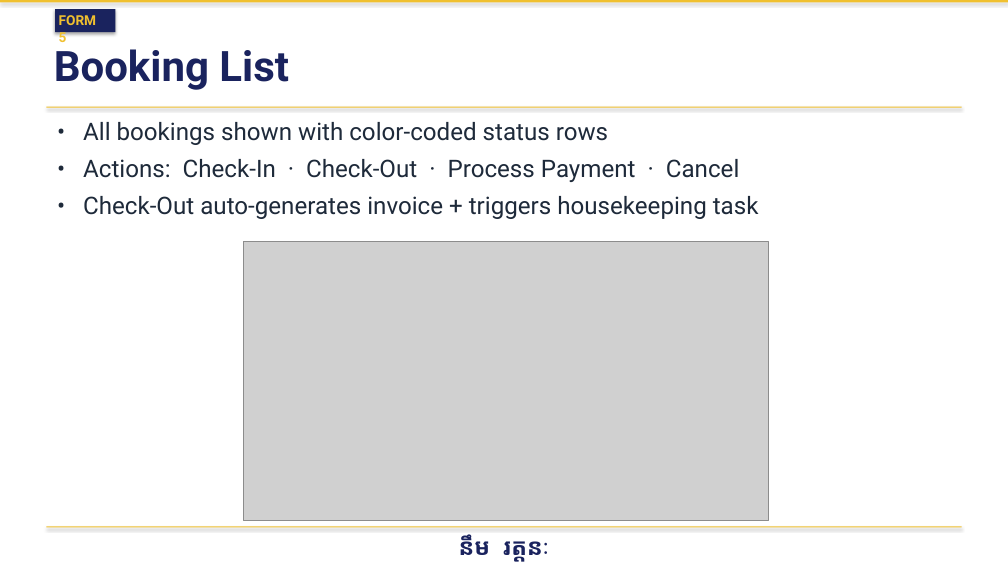
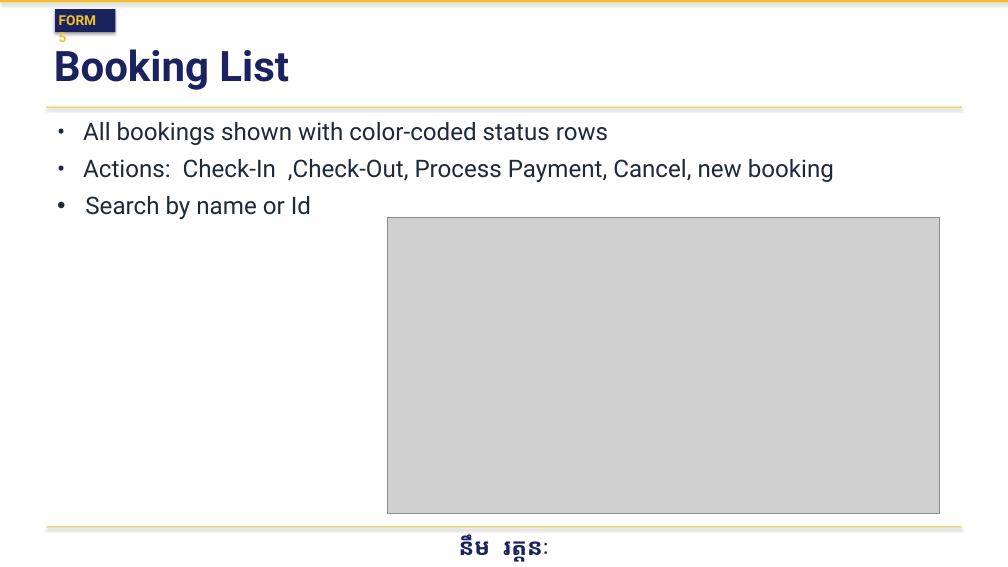
Before and after one commit to Vireakrom/hotel-management-system-OOAD, a slide deck: slide 8 of Documentation/HotelManagementSystem.pptx. Drawn at 1008x567 pixels with LibreOffice and Linux fonts; fonts in the diff are those of the drawing; grey boxes stand for pictures. Boxes give left, top, right and bottom in pixels: in the first picture for what was removed or moved away, otherwise in the second. Text is boxed around its words. In the diff, an @@ line names an element or a change of style, - is before the commit and + after.

```diff
--- a/Documentation/HotelManagementSystem.pptx
+++ b/Documentation/HotelManagementSystem.pptx
@@ text at [83,159,834,219]: text changed @@
-• Actions: Check-In · Check-Out · Process Payment · Cancel
-• Check-Out auto-generates invoice + triggers housekeeping task
+• Actions: Check-In ,Check-Out, Process Payment, Cancel, new booking
+• Search by name or Id
@@ picture: place and size @@
-picture at [243,242,768,521]
+picture at [387,217,939,513]
```
Also in this commit, not shown: 13 other slides changed, 13 other files.
